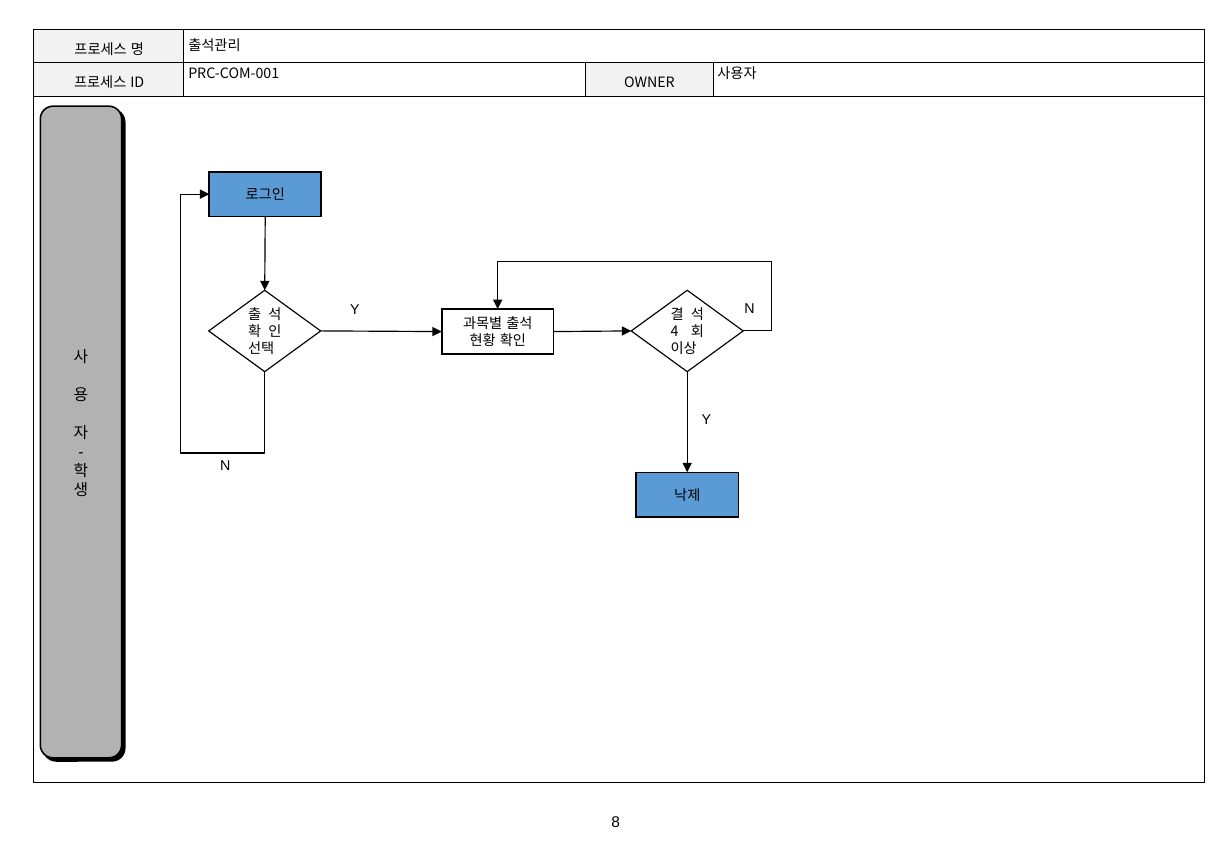
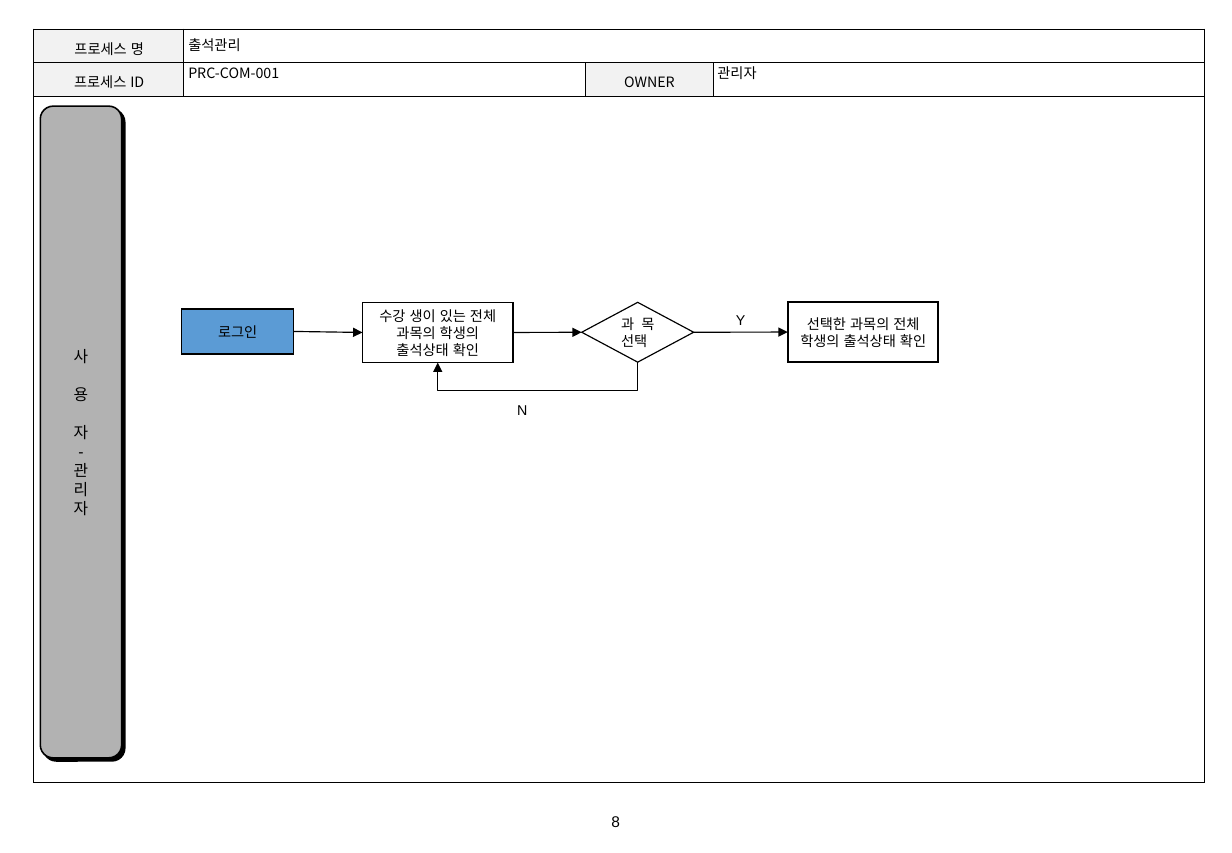
Before and after one commit to lgt9875/Idino-Project, a slide deck: slide 8 of 2_프로세스정의서_v1.0.pptx. Drawn at 1232x853 pixels with LibreOffice and Linux fonts; fonts in the diff are those of the drawing; background and template pictures are left out. Boxes give left, top, right and bottom in pixels: in the first picture for what was removed or moved away, otherwise in the second. Text is boxed around its words. In the diff, an @@ line names an element or a change of style, - is before the commit and + after.

```diff
--- a/2_프로세스정의서_v1.0.pptx
+++ b/2_프로세스정의서_v1.0.pptx
@@ text at [717, 66, 756, 79]: text changed @@
-사용자
+관리자
@@ elbow arrow removed from (265, 372) to (209, 195) @@
@@ arrow removed from (265, 216) to (265, 290) @@
@@ diamond removed at [209, 290, 321, 372] @@
-출석확인 선택
@@ diamond removed at [631, 290, 743, 372] @@
-결석 4회 이상
@@ rectangle "로그인": place and size @@
-rectangle "로그인" at [209, 172, 321, 216]
+rectangle "로그인" at [182, 309, 293, 354]
@@ text removed at [350, 304, 359, 314] @@
-Y
@@ rectangle "수강 생이 있는 전체 과목의 ...": place and size @@
-rectangle "수강 생이 있는 전체 과목의 ..." at [441, 309, 553, 354]
+rectangle "수강 생이 있는 전체 과목의 ..." at [363, 303, 513, 363]
@@ text in rectangle at [379, 309, 496, 356]: text changed @@
-과목별 출석 현황 확인
+수강 생이 있는 전체 과목의 학생의 출석상태 확인
@@ diamond added at [582, 303, 694, 363], outline #000000 0.75 pt, 9 pt, text #000000 @@
+과목 선택
@@ text "Y": place and size @@
-text "Y" at [702, 414, 711, 424]
+text "Y" at [736, 315, 745, 325]
@@ text removed at [744, 303, 754, 313] @@
-N
@@ rectangle added at [788, 301, 939, 362], outline #000000 1 pt, 9 pt, text #000000 @@
+선택한 과목의 전체 학생의 출석상태 확인
@@ arrow moved from (321, 331) - (441, 332) to (293, 331) - (363, 332) @@
@@ arrow moved from (554, 332) - (631, 331) to (513, 332) - (582, 332) @@
@@ arrow added from (694, 332) to (788, 332), #000000 0.75 pt @@
@@ elbow arrow moved from (744, 331) - (498, 309) to (638, 362) - (438, 363) @@
@@ arrow removed from (687, 372) to (687, 472) @@
@@ text "N": place and size @@
-text "N" at [220, 460, 230, 470]
+text "N" at [517, 405, 527, 415]
@@ text in rounded rectangle at [74, 463, 92, 516]: text changed @@
-학
-생
+관
+리
+자
@@ rectangle removed at [636, 472, 738, 516] @@
-낙제
```
Also in this commit, not shown: 3 other slides changed, 4 other files.
